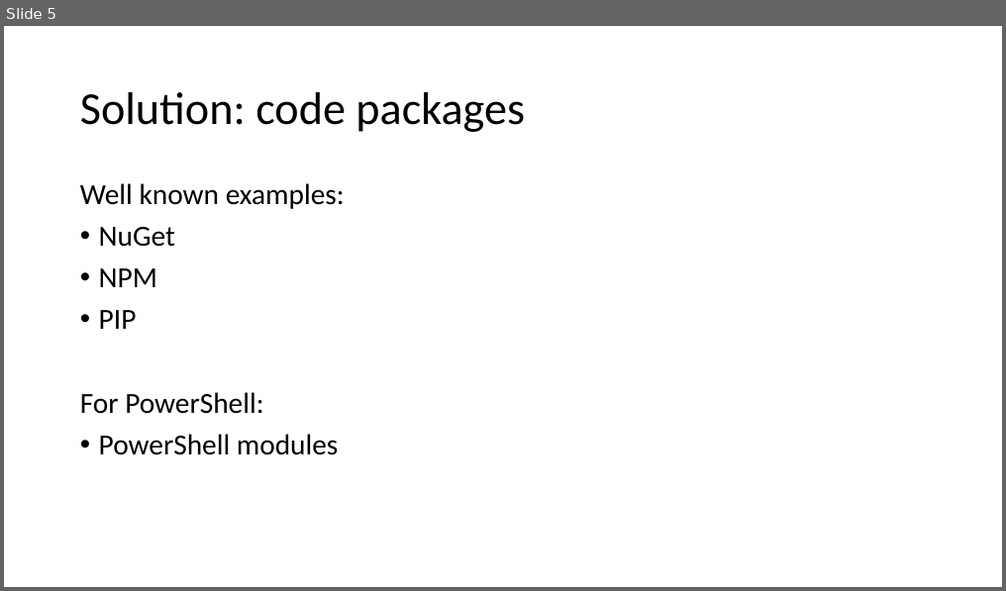
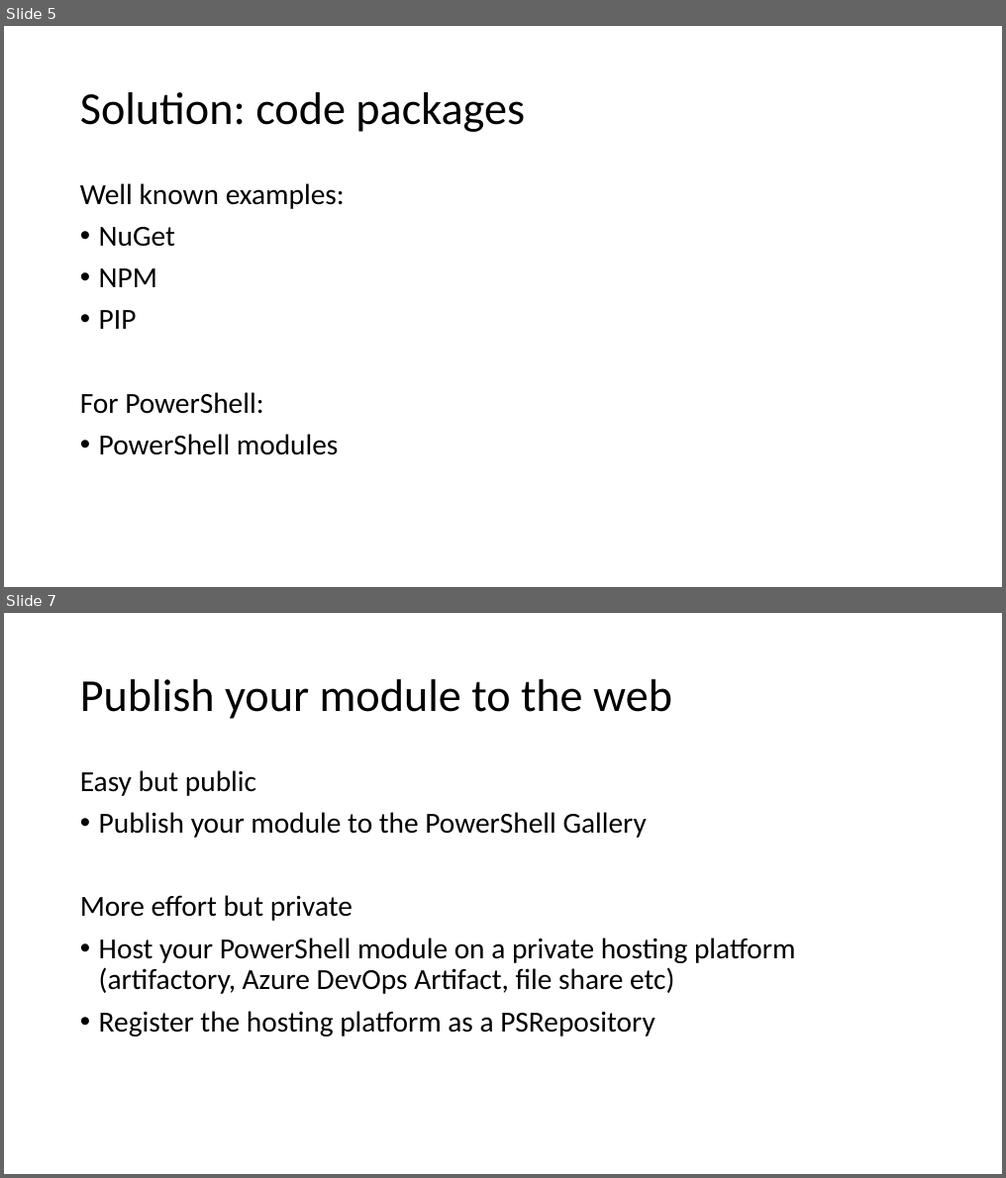
Before and after one commit to LowerKees/pwsh-modules, a slide deck: creating-powershell-modules.pptx. Shown one above the other, each under a label of ours: slide 5 before the commit, slides 5 and 7 after it; the slides between them are not shown. The pictures are 1006x591 and 1006x1178 pixels, drawn with LibreOffice and Linux fonts; fonts in the diff are those of the drawing. Boxes give left, top, right and bottom in pixels: in the first picture for what was removed or moved away, otherwise in the second. Text is boxed around its words. In the diff, an @@ line names an element or a change of style, - is before the commit and + after.

Commit message:
Added sources and publish module slides

```diff
--- a/creating-powershell-modules.pptx
+++ b/creating-powershell-modules.pptx
@@ slide 7 added at (x1=4, y1=613, x2=1002, y2=1174), background #FFFFFF @@
@@ title added at (x1=80, y1=679, x2=672, y2=719), 44 pt, text #000000 @@
+Publish your module to the web
@@ text added at (x1=80, y1=770, x2=795, y2=1037), 28 pt, text #000000 @@
+Easy but public
+• Publish your module to the PowerShell Gallery
+More effort but private
+• Host your PowerShell module on a private hosting platform (artifactory, Azure DevOps Artifact, file share etc)
+• Register the hosting platform as a PSRepository
```
Also in this commit, not shown: 2 other slides added.
